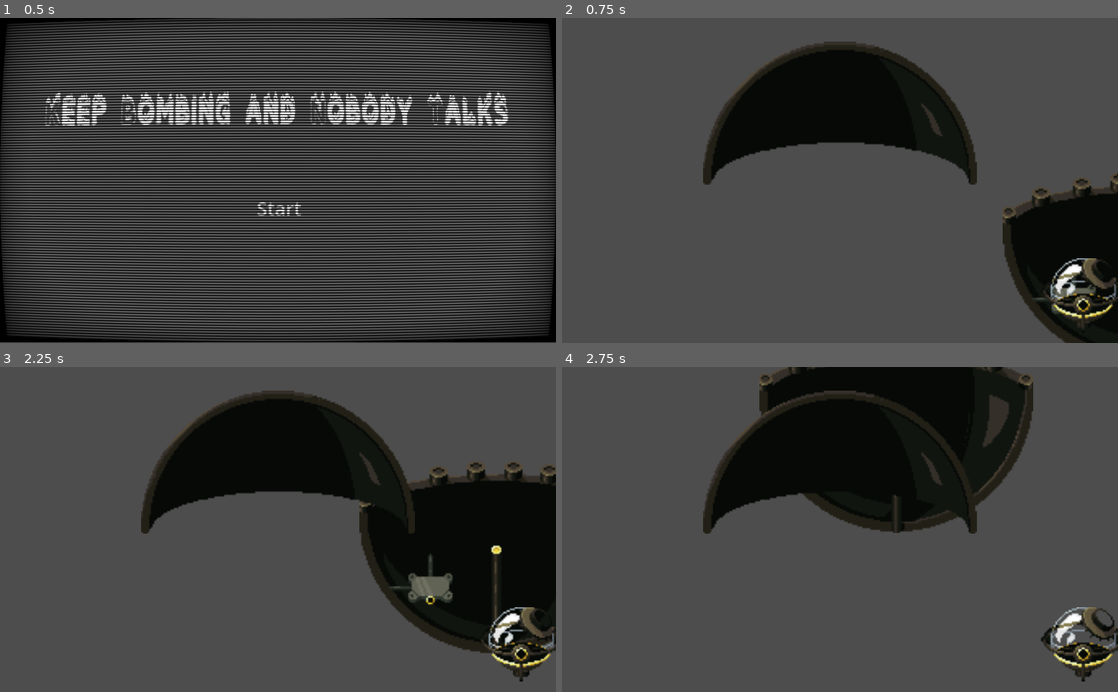
Above: before the commit, frames 1-4 (two rows, left to right).
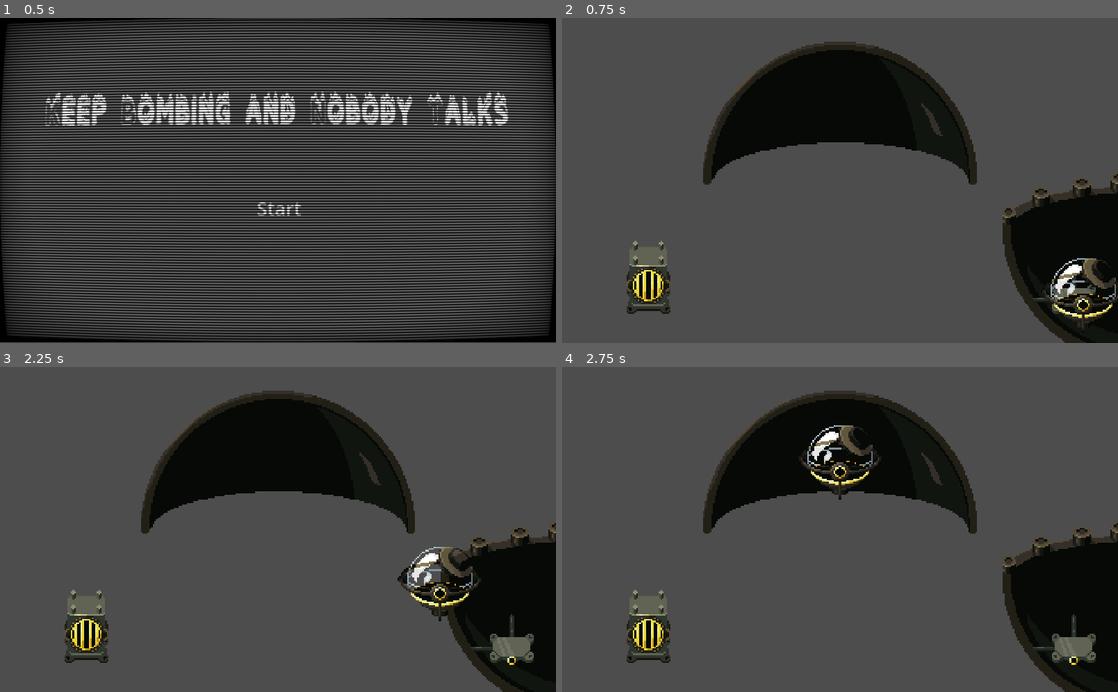
Above: after the commit, the same moments.

Repository: MarianPoirot/Gamejam-construire
Game: Godot game, scene res://Scenes/World/Opening.tscn
Two runs of this game, one before a commit and one after it. Both use one fixed random seed, a clock stepped at 60 frames per second and the inputs below.
Inputs (mouse positions are in pixels of both pictures, inside the frame that each line leads up to):
- Up to frame 1 (0.5 s): no input
- Up to frame 2 (0.75 s): click "Start" at 0.5 s
- Up to frame 3 (2.25 s): tap Enter at 1.25 s; drag from (278, 461) to (461, 643) at 1.27 s; tap Space (start) at 2 s; drag from (522, 643) to (278, 461) at 2.02 s
- Up to frame 4 (2.75 s): no input

Frame 1 is identical in both runs. In frame 2, 1.8% of the frame differs, in the area x 11-100%, y 7-100%; in frame 3, 14%; in frame 4, 21%, in the area x 11-100%, y 0-100%.

Commit message:
chaudière ok

Diff:
--- a/Scenes/Pieces/ballon.tscn
+++ b/Scenes/Pieces/ballon.tscn
@@ -12,6 +12,7 @@
 metadata/_edit_group_ = true
 
 [node name="Sprite2D" type="Sprite2D" parent="." index="2"]
+texture_filter = 1
 texture = ExtResource("2_7xcas")
 
 [node name="ancre" parent="recepteurAncre" index="0" instance=ExtResource("2_airq1")]
--- a/Scenes/Pieces/cable.tscn
+++ b/Scenes/Pieces/cable.tscn
@@ -7,7 +7,7 @@
 height = 298.0
 
 [node name="Cable" instance=ExtResource("1_fd202")]
-id = 3
+id = 2
 
 [node name="DragDropCollision" parent="." index="0"]
 shape = SubResource("CapsuleShape2D_uyquj")
--- a/Scenes/Pieces/chaudiere.tscn
+++ b/Scenes/Pieces/chaudiere.tscn
@@ -1,11 +1,12 @@
-[gd_scene load_steps=4 format=3 uid="uid://b2dfvrvgwbnae"]
+[gd_scene load_steps=5 format=3 uid="uid://b2dfvrvgwbnae"]
 
 [ext_resource type="PackedScene" uid="uid://dfk32paob4qpa" path="res://Scenes/Pieces/Piece.tscn" id="1_g7h2y"]
 [ext_resource type="PackedScene" uid="uid://dgicsyqpftdlt" path="res://Scenes/Pieces/ancre.tscn" id="2_1yoif"]
+[ext_resource type="Texture2D" uid="uid://gjnw3rw06esg" path="res://Assets/Sprites/Chaudière.png" id="2_waueg"]
 
 [sub_resource type="CapsuleShape2D" id="CapsuleShape2D_p42fv"]
-radius = 50.0
-height = 124.0
+radius = 13.0
+height = 42.0
 
 [node name="Chaudiere" instance=ExtResource("1_g7h2y")]
 id = 3
@@ -13,10 +14,14 @@
 [node name="DragDropCollision" parent="." index="0"]
 shape = SubResource("CapsuleShape2D_p42fv")
 
+[node name="Chaudière" type="Sprite2D" parent="." index="2"]
+texture_filter = 1
+texture = ExtResource("2_waueg")
+
 [node name="ancreReservoir" parent="recepteurAncre" index="0" instance=ExtResource("2_1yoif")]
-position = Vector2(0, -53)
-id = 14
+position = Vector2(0, -14)
+id = 15
 
 [node name="ancreCombustible" parent="recepteurAncre" index="1" instance=ExtResource("2_1yoif")]
-position = Vector2(0, 47)
-id = 6
+position = Vector2(0, 5)
+id = 4
--- a/Scenes/Pieces/coque_inférieure.tscn
+++ b/Scenes/Pieces/coque_inférieure.tscn
@@ -37,10 +37,10 @@
 position = Vector2(-72, 16)
 id = 14
 
-[node name="ancreChaudiere" parent="recepteurAncre" index="3" instance=ExtResource("3_bm6tj")]
-position = Vector2(-41, -5)
-id = 3
-
 [node name="ancre_ballon" parent="recepteurAncre" index="3" instance=ExtResource("3_bm6tj")]
 position = Vector2(0, -7)
 scale = Vector2(0.5, 0.5)
+
+[node name="ancreChaudiere" parent="recepteurAncre" index="4" instance=ExtResource("3_bm6tj")]
+position = Vector2(-40, 4)
+id = 3
--- a/Scenes/Pieces/moteur.tscn
+++ b/Scenes/Pieces/moteur.tscn
@@ -7,7 +7,7 @@
 size = Vector2(149, 72)
 
 [node name="Moteur" instance=ExtResource("1_qdyk7")]
-id = 12
+id = 13
 
 [node name="DragDropCollision" parent="." index="0"]
 position = Vector2(-0.5, -5)
--- a/Scenes/Pieces/turbine.tscn
+++ b/Scenes/Pieces/turbine.tscn
@@ -7,7 +7,7 @@
 size = Vector2(123.25, 123)
 
 [node name="Turbine" instance=ExtResource("1_sr1o7")]
-id = 15
+id = 20
 
 [node name="DragDropCollision" parent="." index="0"]
 shape = SubResource("RectangleShape2D_1tck8")
--- a/Scenes/World/Main.tscn
+++ b/Scenes/World/Main.tscn
@@ -1,18 +1,21 @@
-[gd_scene load_steps=5 format=3 uid="uid://b3wbxtbbacebh"]
+[gd_scene load_steps=6 format=3 uid="uid://b3wbxtbbacebh"]
 
 [ext_resource type="Script" path="res://Scripts/World/Main.gd" id="1_vn17v"]
 [ext_resource type="PackedScene" uid="uid://bdjiu0hjvnp10" path="res://Scenes/Pieces/ballon.tscn" id="2_y7w6m"]
 [ext_resource type="PackedScene" uid="uid://nulgtes263rk" path="res://Scenes/Pieces/coque_inférieure.tscn" id="3_k3jia"]
 [ext_resource type="PackedScene" uid="uid://ksyhx6uwk1rr" path="res://Scenes/Pieces/coque_supérieure.tscn" id="4_ccyxp"]
+[ext_resource type="PackedScene" uid="uid://b2dfvrvgwbnae" path="res://Scenes/Pieces/chaudiere.tscn" id="6_ncykg"]
 
 [node name="Main" type="Node2D"]
 script = ExtResource("1_vn17v")
 
 [node name="Coque_inf" parent="." instance=ExtResource("3_k3jia")]
+texture_filter = 1
 position = Vector2(1064, 464)
 scale = Vector2(3, 3)
 
 [node name="Coque_sup" parent="." instance=ExtResource("4_ccyxp")]
+texture_filter = 1
 position = Vector2(512, 176)
 scale = Vector2(3, 3)
 
@@ -20,3 +23,7 @@
 position = Vector2(960, 512)
 scale = Vector2(3, 3)
 id = 0
+
+[node name="Chaudiere" parent="." instance=ExtResource("6_ncykg")]
+position = Vector2(159, 479)
+scale = Vector2(3, 3)
Not shown, changed: Assets/Sprites/Ballon.png.import
Not shown: 1 places in Scenes/Pieces/ballon.tscn that only renumber resources
